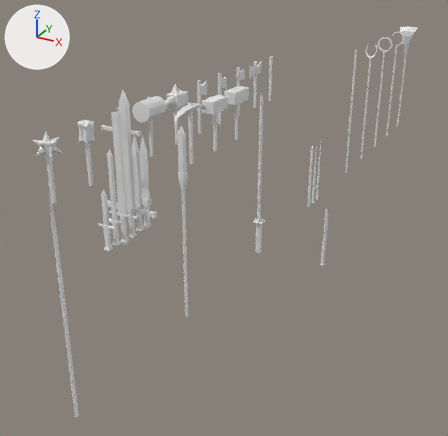
A saved change to the Blender file resources/meshes/weapons.blend.
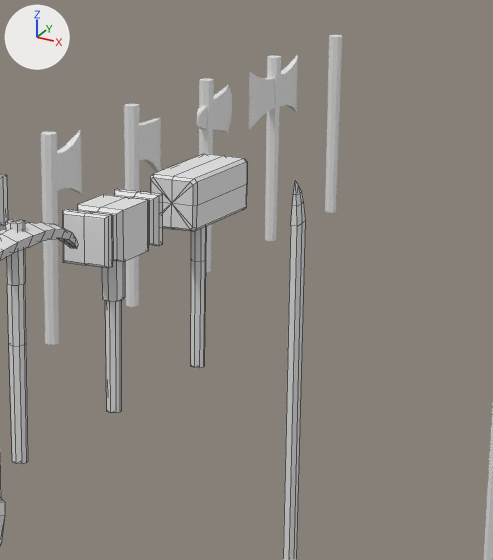
The first picture shows the older version from a camera (50 mm lens) standing at (2.76, -4.73, 1.97) and looking at (0.22, -0.11, -0.34). The close-ups show both versions on the part from 42% to 69% of the width and 11% to 43% of the height of that picture; other places that the commit changed are outside them. Arrows for +X, +Y and +Z are at upper left; the lights stay in place. The close-ups show mesh edges as thin lines.

In view in the first close-up: 'axe01', 'axe02', 'axe03', 'battleAxe01', 'forgeHammer01', 'forgeHammer02', 'katana01', 'pickaxe01', 'stick02', 'wand01'.
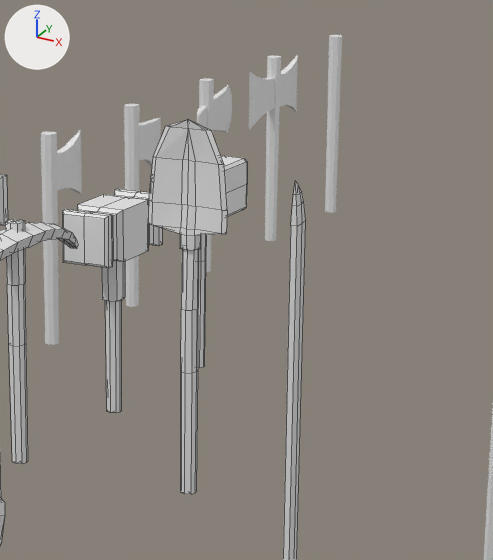
Where the change shows, as pixel boxes [x1, y1, x2, y2] in the close-ups (493 x 560 px):
'shovel01', added
    after: [148, 120, 227, 494]
'forgeHammer01', unchanged, covered by the edit
    before: [150, 154, 247, 368]
    after: [150, 156, 247, 368]

What changed in the scene script:
```text
Add me_shovel01:
    me_shovel01.from_pydata(...)  # 89 vertices, 92 faces; spans x -0.022..0.022, y -0.108..0.108, z -0.105..0.835
Add ob_shovel01:
    ob_shovel01 = bpy.data.objects.new('shovel01', me_shovel01)
    ob_shovel01.location = (0.0, 0.5, 0.0)
    ob_shovel01.rotation_euler = (0.0, 0.0, 1.571)  # degrees (0, 0, 90)
```
